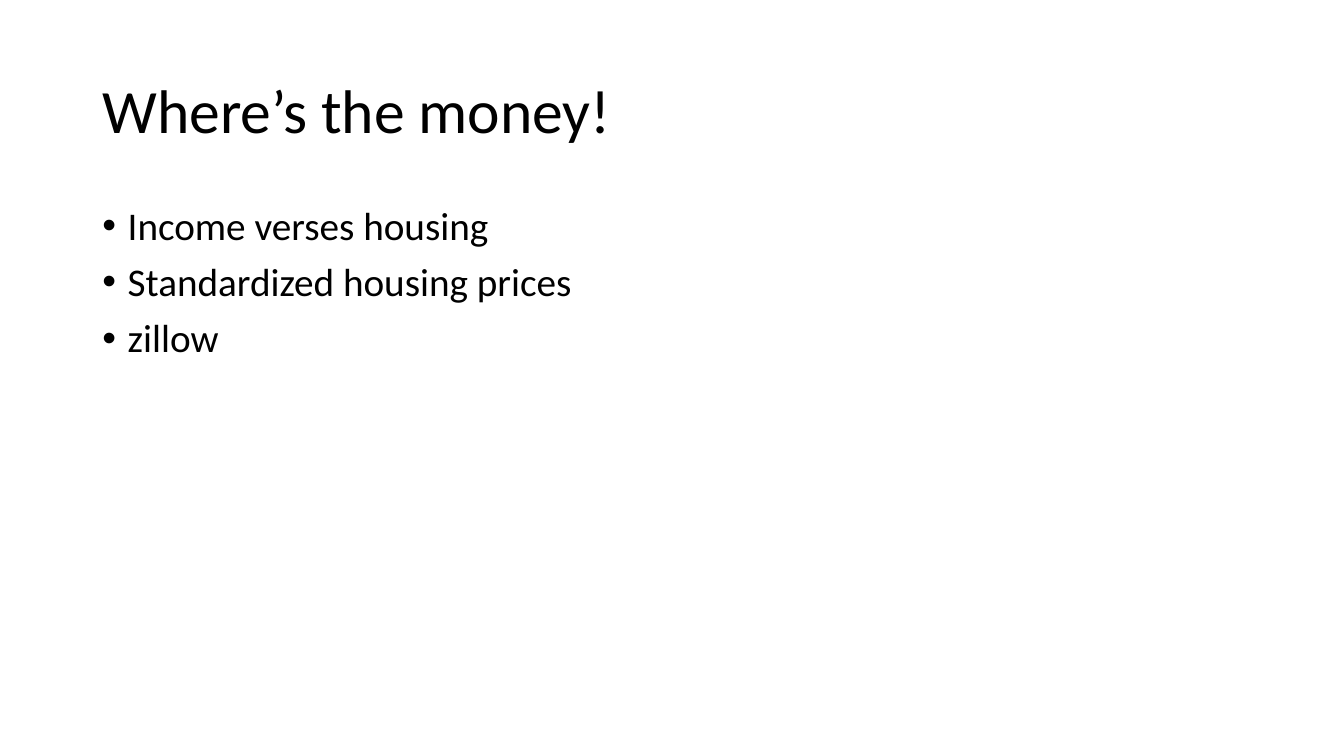
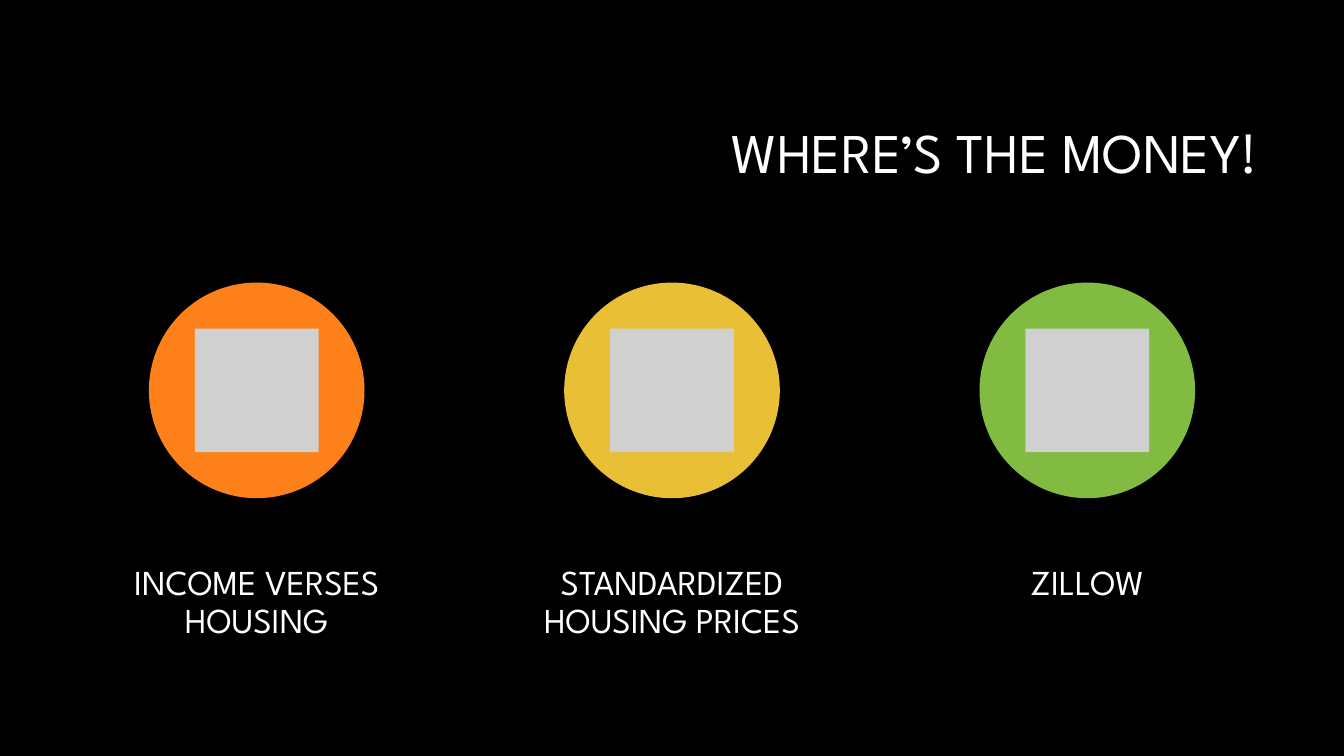
Before and after one commit to amishnerd/prospects, a slide deck: slide 5 of powerpoint.pptx. Drawn at 1344x756 pixels with LibreOffice and Linux fonts; fonts in the diff are those of the drawing; grey boxes stand for pictures; background and template pictures are left out. Boxes give left, top, right and bottom in pixels: in the first picture for what was removed or moved away, otherwise in the second. Text is boxed around its words. In the diff, an @@ line names an element or a change of style, - is before the commit and + after.

```diff
--- a/powerpoint.pptx
+++ b/powerpoint.pptx
@@ background #FFFFFF to #000000 @@
@@ title at box(732, 134, 1258, 174): text changed; size 44 to 40 pt; font Calibri to League Spartan; text colour #000000 to #FFFFFF @@
-Where’s the money!
+WHERE’S THE MONEY!
@@ text removed at box(128, 212, 572, 353) @@
-• Income verses housing
-• Standardized housing prices
-• zillow
@@ group added at box(134, 282, 1196, 634): 3 ellipses, 3 pictures, 3 texts @@
+INCOME VERSES HOUSING
+STANDARDIZED HOUSING PRICES
+ZILLOW
```
Also in this commit, not shown: 7 other slides changed, 2 slides added, 1 slide removed, 2 other files.
